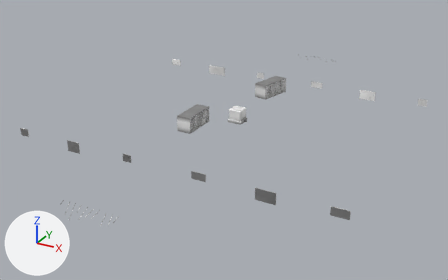
The glTF model crates/client/assets/models/overpass/overpass_rust.glb: old version first, new version second.
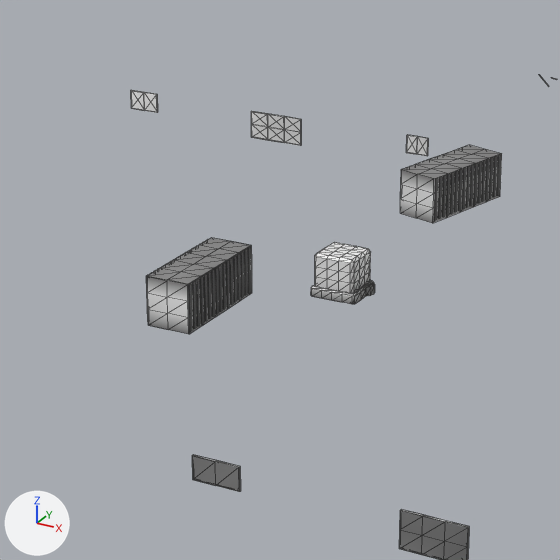
There are two pictures of each version: one whole from a 50 mm lens placed at (45.2, -86.2, 42.0), pointed at (-0.7, -2.7, 0.3), one close up on the part from 29% to 68% of the width and 11% to 73% of the height. The lights are fixed; the arrows at lower left show +X, +Y and +Z. The first two pictures are the older version. The close-ups show mesh edges as thin lines. Vertices at exactly the same position are counted once.

The first close-up shows 'rust'.
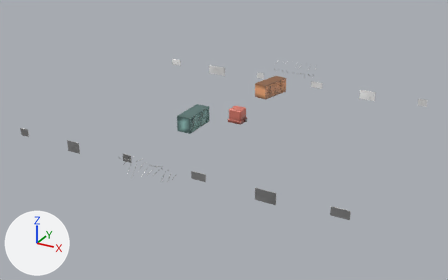
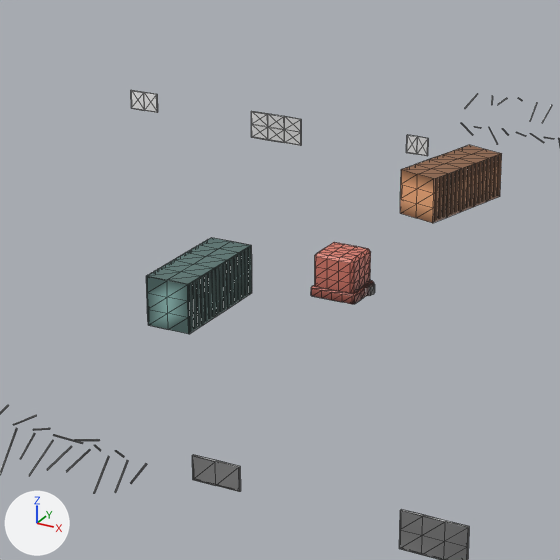
Pixel boxes [x1, y1, x2, y2] of what changed, in the close-ups (560 x 560 px; the box of a moved part takes in the faces that stretch with it):
```json
{"object": "rust", "change": "reshaped", "before": [131, 75, 556, 560], "after": [0, 90, 560, 560]}
{"part": 1, "of": "me_rust", "change": "moved or reshaped", "after": [0, 428, 17, 475], "on screen": "not visible before"}
{"part": 2, "of": "me_rust", "change": "moved or reshaped", "after": [20, 433, 35, 459], "on screen": "not visible before"}
{"part": 3, "of": "me_rust", "change": "moved or reshaped", "after": [29, 440, 53, 476], "on screen": "not visible before"}
{"part": 4, "of": "me_rust", "change": "moved or reshaped", "after": [47, 446, 72, 470], "on screen": "not visible before"}
{"part": 5, "of": "me_rust", "change": "moved or reshaped", "after": [66, 449, 90, 472], "on screen": "not visible before"}
{"part": 6, "of": "me_rust", "change": "moved or reshaped", "after": [93, 456, 109, 493], "on screen": "not visible before"}
{"part": 7, "of": "me_rust", "change": "moved or reshaped", "after": [115, 461, 128, 493], "on screen": "not visible before"}
{"part": 8, "of": "me_rust", "change": "added", "after": [0, 405, 124, 457]}
{"part": 9, "of": "me_rust", "change": "recoloured", "before": [146, 145, 502, 334], "after": [146, 145, 502, 334], "on screen": "darker"}
```

Edits to the scene script, one JSON object a line:
```json
{"block": "me_rust", "where": "# used by ob_rust; location = (0.0, 0.0, 0.0)"}
{"op": "remove", "block": "me_rust", "code": "me_rust.from_pydata(...)  # 1532 vertices, 2420 faces; spans x -27.0..27.2, y -38.9..39.1, z 2.5..7.5"}
{"op": "add", "block": "me_rust", "code": "me_rust.from_pydata(...)  # 1712 vertices, 2600 faces; spans x -27.0..27.2, y -26.4..26.6, z 2.5..7.5"}
{"block": "me_rust", "change": "me_rust part 1: the loose piece of 10 vertices spanning x -2.4..-2.0, y -38.8..-37.0, z 3.4..4.9 is moved by (0.0, 12.5, 0.0)"}
{"block": "me_rust", "change": "me_rust part 2: the loose piece of 10 vertices spanning x -1.6..-1.4, y -37.9..-37.0, z 4.0..4.9 is moved by (0.0, 12.5, 0.0)"}
{"block": "me_rust", "change": "me_rust part 3: the loose piece of 10 vertices spanning x -0.5..-0.3, y -38.9..-37.0, z 4.0..4.8 is moved by (0.0, 12.5, 0.0)"}
{"block": "me_rust", "change": "me_rust part 4: the loose piece of 10 vertices spanning x 0.3..0.5, y -38.6..-37.0, z 4.3..4.7 is moved by (0.0, 12.5, 0.0)"}
{"block": "me_rust", "change": "me_rust part 5: the loose piece of 10 vertices spanning x 1.3..1.4, y -38.6..-37.0, z 4.5..4.8 is moved by (0.0, 12.5, 0.0)"}
{"block": "me_rust", "change": "me_rust part 6: the loose piece of 10 vertices spanning x 2.3..2.5, y -38.4..-37.0, z 3.7..4.7 is moved by (0.0, 12.5, 0.0)"}
{"block": "me_rust", "change": "me_rust part 7: the loose piece of 10 vertices spanning x 3.2..3.3, y -37.9..-37.0, z 3.7..4.8 is moved by (0.0, 12.5, 0.0)"}
{"block": "me_rust", "change": "me_rust part 8: 80 vertices added at x -3.0..4.0, y -26.4..-25.0, z 5.3..6.3"}
{"block": "me_rust", "change": "me_rust part 9: 1612 kept faces spanning x -6.7..7.1, y -22.1..22.1, z 3.2..7.5 get new vertex colours"}
{"block": "me_rust", "change": "other edits to the shape of me_rust do not show in these pictures"}
```
